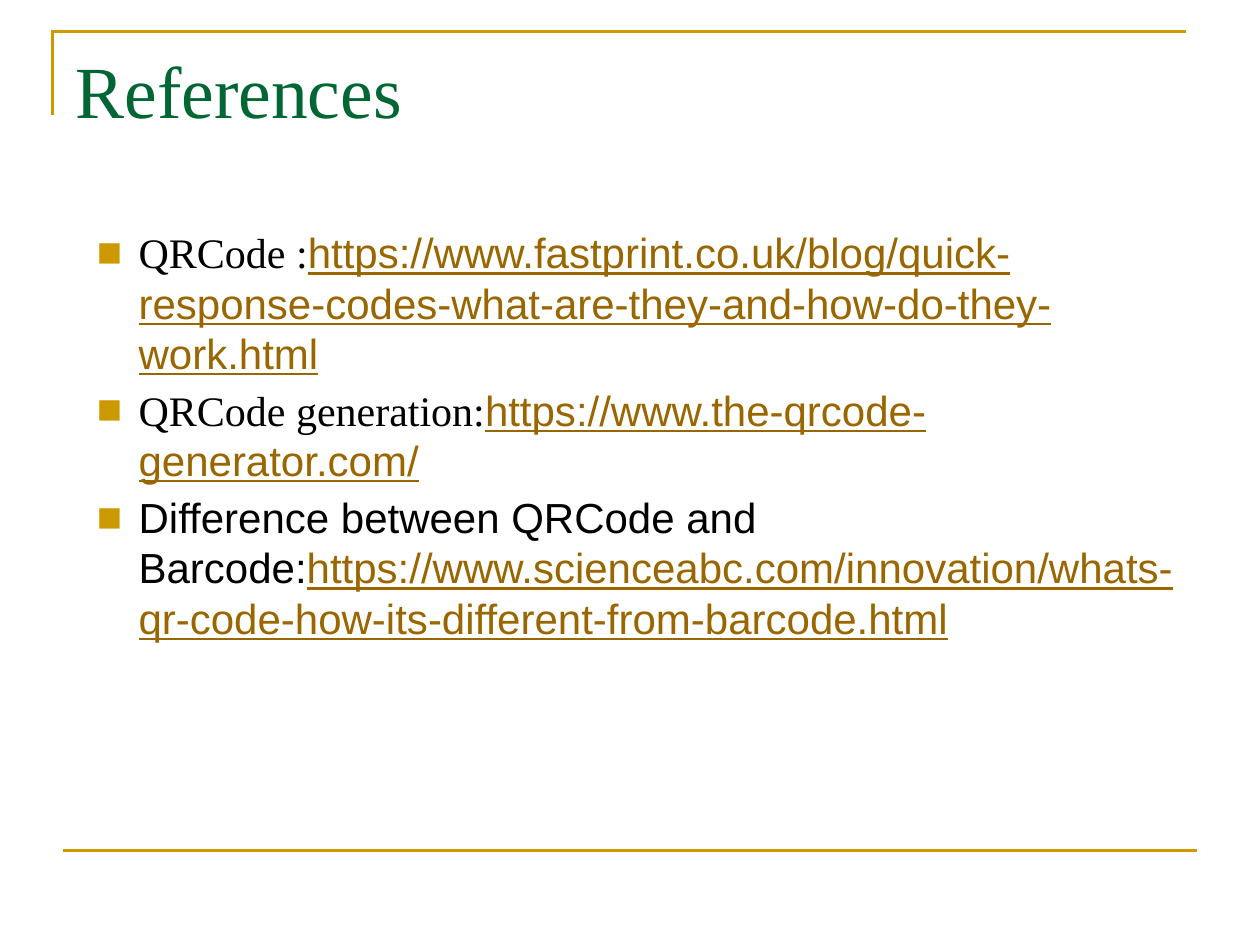
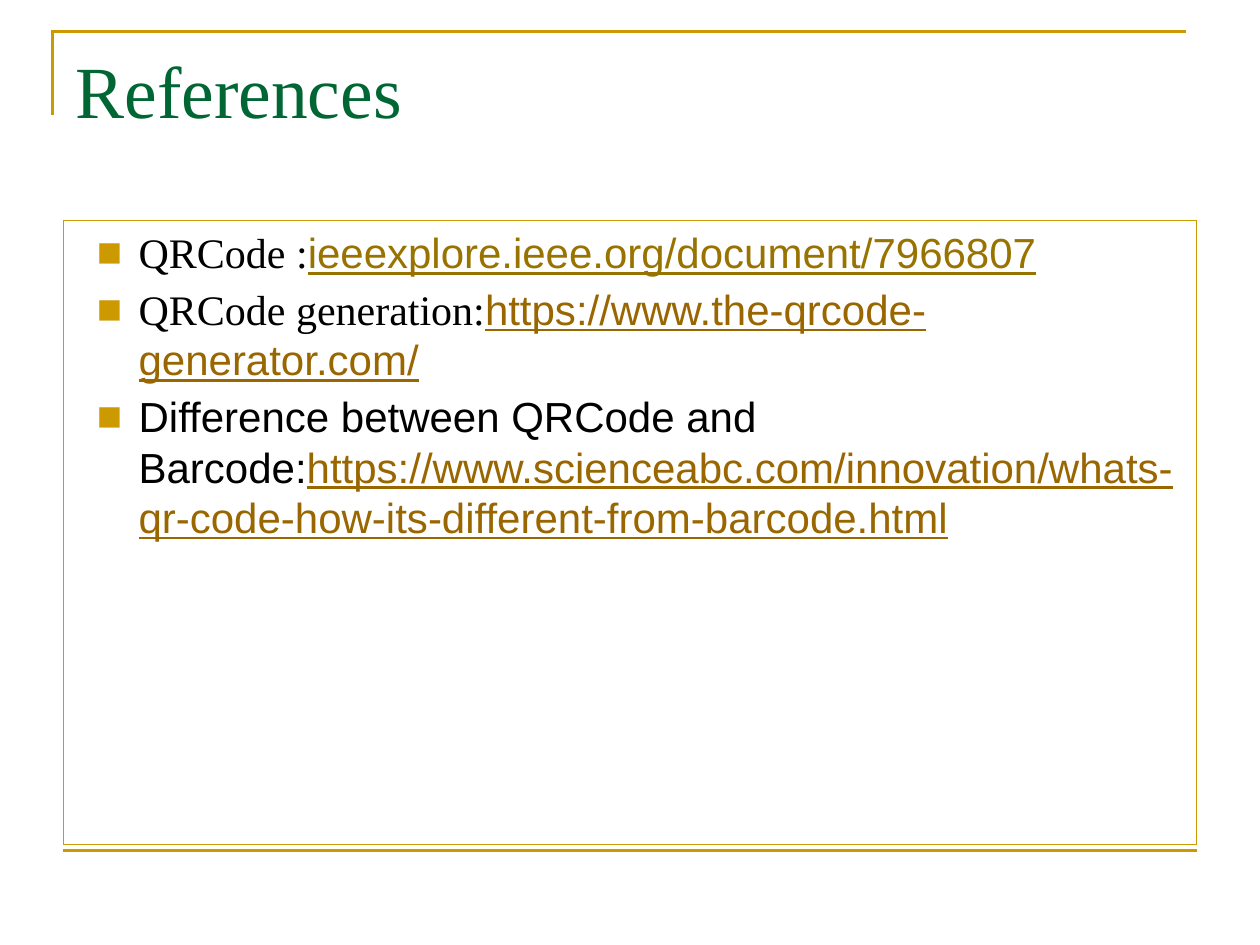
Before and after one commit to QR-Code-based-Library-Auditing-System/A6_BATCH_2020, a slide deck: slide 10 of project_abstract (3).pptx. Drawn at 1260x945 pixels with LibreOffice and Linux fonts; fonts in the diff are those of the drawing; background and template pictures are left out. Boxes give left, top, right and bottom in pixels: in the first picture for what was removed or moved away, otherwise in the second. Text is boxed around its words. In the diff, an @@ line names an element or a change of style, - is before the commit and + after.

```diff
--- a/project_abstract (3).pptx
+++ b/project_abstract (3).pptx
@@ text "QRCode :ieeexplore.ieee.org/document/7966807": place and size @@
-text "QRCode :ieeexplore.ieee.org/document/7966807" at bbox=[139, 237, 1173, 642]
+text "QRCode :ieeexplore.ieee.org/document/7966807" at bbox=[63, 220, 1197, 844]
@@ text "QRCode :ieeexplore.ieee.org/document/7966807" at bbox=[63, 220, 1197, 844]: outline none to #CC9900 0.75 pt @@
@@ text at bbox=[139, 237, 1036, 277]: text changed; text colour #996600 to #997300 @@
-■ QRCode :https://www.fastprint.co.uk/blog/quick-response-codes-what-are-they-and-how-do-they-work.html
+■ QRCode :ieeexplore.ieee.org/document/7966807
```
Also in this commit, not shown: 2 other slides changed.
